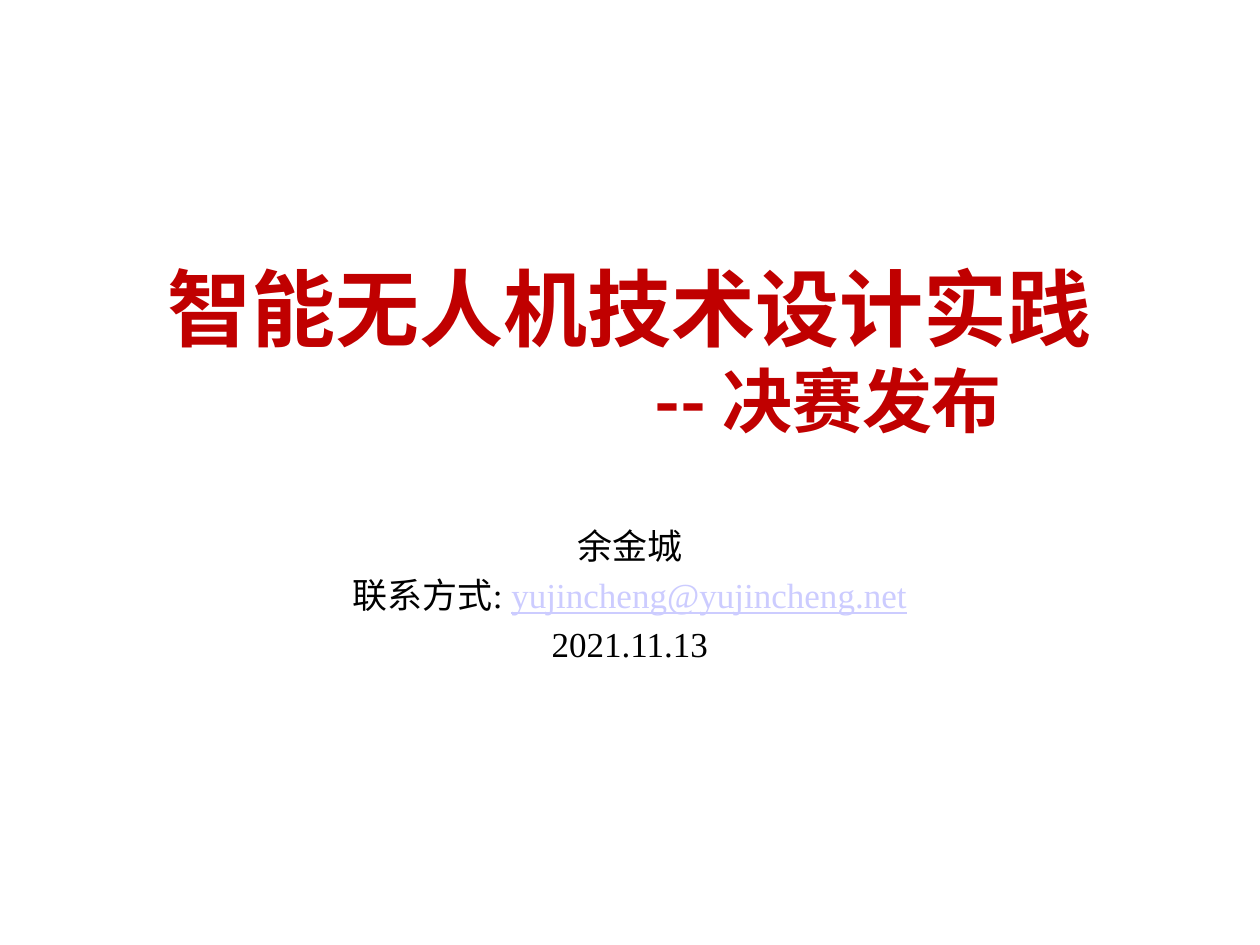
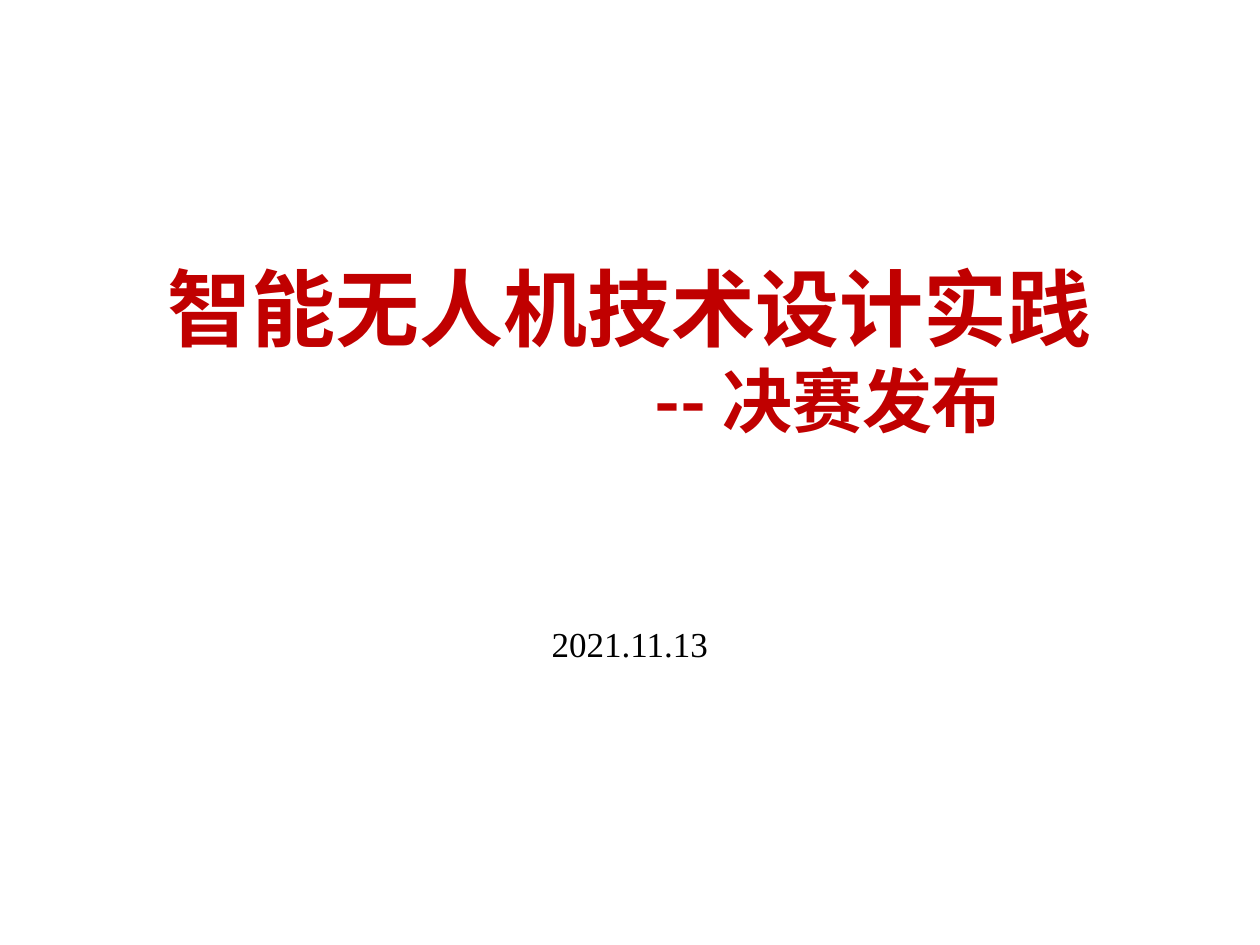
Before and after one commit to efc-robot/Thu_Drone, a slide deck: slide 1 of 第六讲/决赛发布.pptx. Drawn at 1260x945 pixels with LibreOffice and Linux fonts; fonts in the diff are those of the drawing; background and template pictures are left out. Boxes give left, top, right and bottom in pixels: in the first picture for what was removed or moved away, otherwise in the second. Text is boxed around its words. In the diff, an @@ line names an element or a change of style, - is before the commit and + after.

```diff
--- a/第六讲/决赛发布.pptx
+++ b/第六讲/决赛发布.pptx
@@ subtitle at (353, 529, 906, 615): paragraphs removed @@
-余金城
-联系方式: yujincheng@yujincheng.net
```
Also in this commit, not shown: 6 other files.
